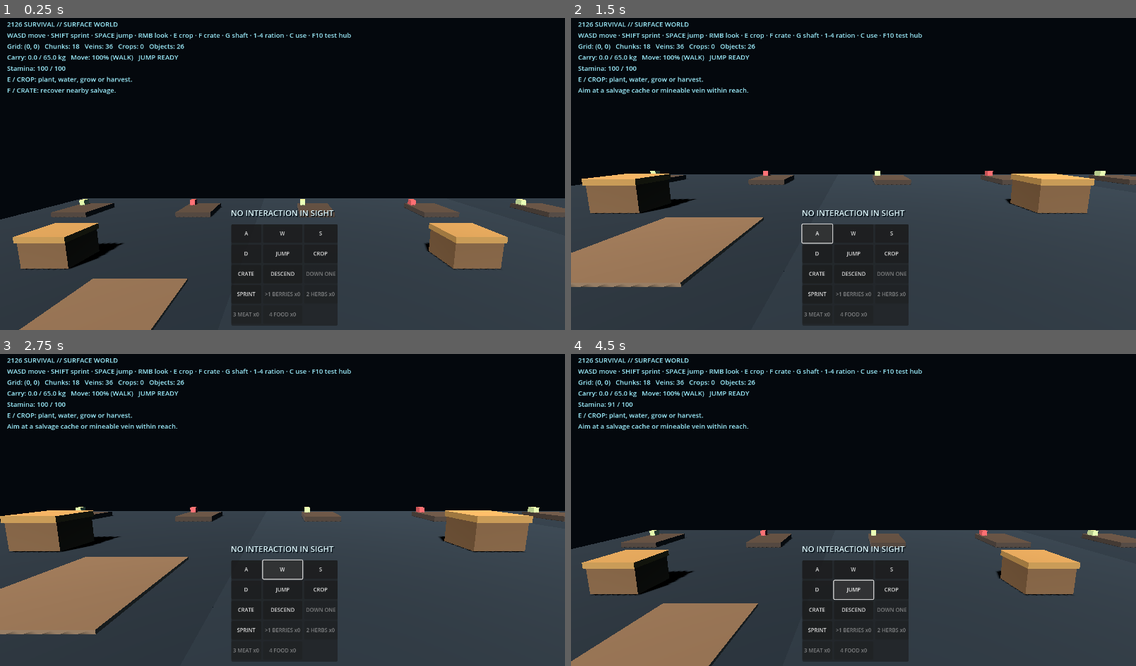
Above: before the commit, frames 1-4 (two rows, left to right).
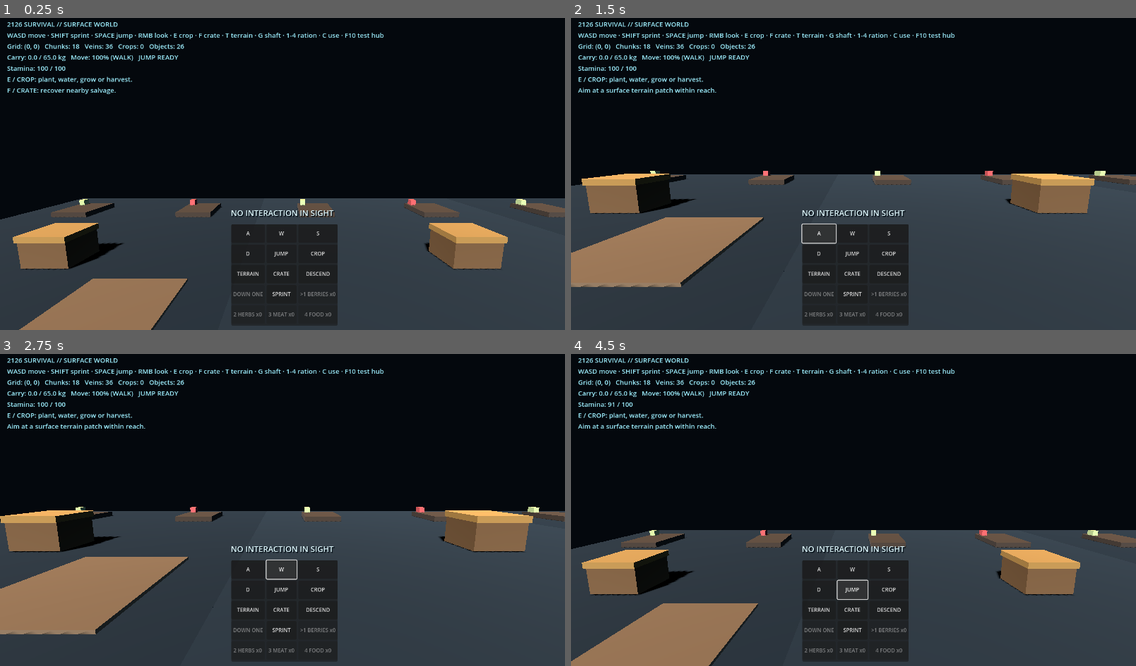
Above: after the commit, the same moments.

Repository: qaqp980520-prog/2126-Survival
Game: Godot game, scene res://world/SurfaceWorld.tscn
Two runs of this game, one before a commit and one after it. Both use one fixed random seed, a clock stepped at 60 frames per second and the inputs below.
Inputs (mouse positions are in pixels of both pictures, inside the frame that each line leads up to):
- Up to frame 1 (0.25 s): no input
- Up to frame 2 (1.5 s): click (819, 273) at 0.5 s, where only the run after the commit has a clickable "TERRAIN"; click "A" at 1.25 s
- Up to frame 3 (2.75 s): click "W" at 2 s
- Up to frame 4 (4.5 s): click "S" at 2.75 s; click "D" at 3.5 s; click "JUMP" at 4.25 s

The runs differ from the first frame. In frame 1, 0.7% of the frame differs, in the area x 39-68%, y 4-96%; in frame 2, 0.9%; in frame 3, 1.0%, in the area x 6-68%, y 4-96%; in frame 4, 1.0%.

Commit message:
Integrate terrain patch editing into SurfaceWorld

Diff:
--- a/world/SurfaceWorld.gd
+++ b/world/SurfaceWorld.gd
@@ -155,6 +155,7 @@
 	_add_touch_button(grid, "right", "D")
 	_add_touch_button(grid, "jump", "JUMP")
 	_add_touch_button(grid, "crop", "CROP")
+	_add_touch_button(grid, "terrain", "TERRAIN")
 	_add_touch_button(grid, "crate", "CRATE")
 	_add_touch_button(grid, "shaft", "DESCEND")
 	_add_touch_button(grid, "deeper", "DOWN ONE")
@@ -184,6 +185,8 @@
 			button.pressed.connect(_on_touch_crop_pressed)
 		"crate":
 			button.pressed.connect(_on_touch_crate_pressed)
+		"terrain":
+			button.pressed.connect(_on_touch_terrain_pressed)
 		"shaft":
 			button.pressed.connect(_on_touch_shaft_pressed)
 		"deeper":
@@ -200,6 +203,9 @@
 
 func _on_touch_crate_pressed() -> void:
 	_interact_nearest_world_prop()
+
+func _on_touch_terrain_pressed() -> void:
+	_interact_nearest_terrain_patch()
 
 func _on_touch_shaft_pressed() -> void:
 	_toggle_mine_access()
@@ -381,6 +387,8 @@
 				_interact_nearest_crop_plot()
 			elif key_event.keycode == KEY_F:
 				_interact_nearest_world_prop()
+			elif key_event.keycode == KEY_T:
+				_interact_nearest_terrain_patch()
 			elif key_event.keycode == KEY_G:
 				_toggle_mine_access()
 			elif key_event.keycode == KEY_V:
@@ -446,6 +454,24 @@
 	result["message"] = _world_object_action_message
 	_refresh_hud()
 	return result
+func _interact_nearest_terrain_patch() -> Dictionary:
+	if player == null or chunk_controller == null:
+		return {"ok": false, "reason": "unavailable"}
+	var target: Dictionary = get_camera_interaction_target()
+	var selected: Node3D = target.get("node") as Node3D
+	if str(target.get("kind", "")) != "terrain" or selected == null or not selected.has_method("cycle_terrain_edit"):
+		_world_object_action_message = "Aim at a surface terrain patch within reach."
+		_refresh_hud()
+		return {"ok": false, "reason": "out_of_reach", "message": _world_object_action_message}
+	var result: Dictionary = selected.call("cycle_terrain_edit")
+	var state: Dictionary = result.get("state", {})
+	if bool(result.get("ok", false)):
+		_world_object_action_message = "Terrain patch updated: %s · height %d · revision %d." % [str(state.get("surface_type", "soil")), int(state.get("height_level", 0)), int(state.get("revision", 0))]
+	else:
+		_world_object_action_message = "Terrain edit blocked: %s." % str(result.get("reason", "unknown"))
+	_refresh_hud()
+	return result
+
 func _get_nearest_mineable_vein() -> Node3D:
 	if not _is_underground or player == null or chunk_controller == null or not chunk_controller.has_method("get_loaded_mineral_nodes"):
 		return null
@@ -890,6 +916,11 @@
 				return false
 			var crop_plots: Array = chunk_controller.call("get_loaded_crop_plots")
 			return crop_plots.has(target_node)
+		"terrain":
+			if not chunk_controller.has_method("get_loaded_world_state_nodes") or not target_node.has_method("cycle_terrain_edit"):
+				return false
+			var terrain_nodes: Array = chunk_controller.call("get_loaded_world_state_nodes")
+			return terrain_nodes.has(target_node)
 		"prop":
 			if not chunk_controller.has_method("get_loaded_world_state_nodes"):
 				return false
@@ -977,6 +1008,8 @@
 			if crop_plots.has(candidate):
 				return {"kind": "crop", "node": candidate}
 			var world_props: Array = chunk_controller.call("get_loaded_world_state_nodes")
+			if candidate.has_method("cycle_terrain_edit") and world_props.has(candidate):
+				return {"kind": "terrain", "node": candidate}
 			if world_props.has(candidate):
 				return {"kind": "prop", "node": candidate}
 			if chunk_controller.has_method("get_loaded_mineral_nodes"):
@@ -1005,6 +1038,9 @@
 				str(cache_data.get("display_name", cache_id)).to_upper(),
 				int(target_node.get("loot_remaining"))
 			]
+		"terrain":
+			var terrain_state: Dictionary = target_node.call("get_world_object_state")
+			return "T  EDIT TERRAIN · LEVEL %d · %s" % [int(terrain_state.get("height_level", 0)), str(terrain_state.get("surface_type", "soil")).to_upper()]
 		"lift":
 			if _is_underground:
 				var current_layer: int = mine_director.get_layer_index(player.global_position) if mine_director != null else 0
@@ -1044,6 +1080,8 @@
 		(touch_buttons["deeper"] as Button).disabled = not _is_underground or _mine_layer_index >= UndergroundMineDirectorScript.MAX_LAYER_INDEX
 	if touch_buttons.has("crop"):
 		(touch_buttons["crop"] as Button).disabled = _is_underground
+	if touch_buttons.has("terrain"):
+		(touch_buttons["terrain"] as Button).disabled = _is_underground
 	if touch_buttons.has("sprint"):
 		(touch_buttons["sprint"] as Button).text = "SPRINT ON" if _sprint_active else "SPRINT"
 	for slot_index in range(QuickUseScript.SLOT_COUNT):
@@ -1056,7 +1094,7 @@
 		var quick_button: Button = touch_buttons[quick_key] as Button
 		quick_button.text = "%s%d %s x%d" % [">" if selected else "", slot_index + 1, item_id.to_upper(), item_count]
 		quick_button.disabled = item_count <= 0 or stamina_value >= stamina_max
-	var action_help: String = "E crop · F crate · G shaft · 1-4 ration · C use" if not _is_underground else "F cache / mine · G up · V down at lift · 1-4 ration · C use"
+	var action_help: String = "E crop · F crate · T terrain · G shaft · 1-4 ration · C use" if not _is_underground else "F cache / mine · G up · V down at lift · 1-4 ration · C use"
 	hud.text = "2126 SURVIVAL // %s\nWASD move · SHIFT sprint · SPACE jump · RMB look · %s · F10 test hub\nGrid: %s   Chunks: %d   Veins: %d   Crops: %d   Objects: %d\nCarry: %.1f / %.1f kg   Move: %d%% (%s)   %s\nStamina: %.0f / %.0f\n%s\n%s" % [
 		layer_name, action_help, grid_text, active_count, int(status.get("saved_vein_count", 0)),
 		int(status.get("saved_crop_count", 0)), int(status.get("saved_world_object_count", 0)),
